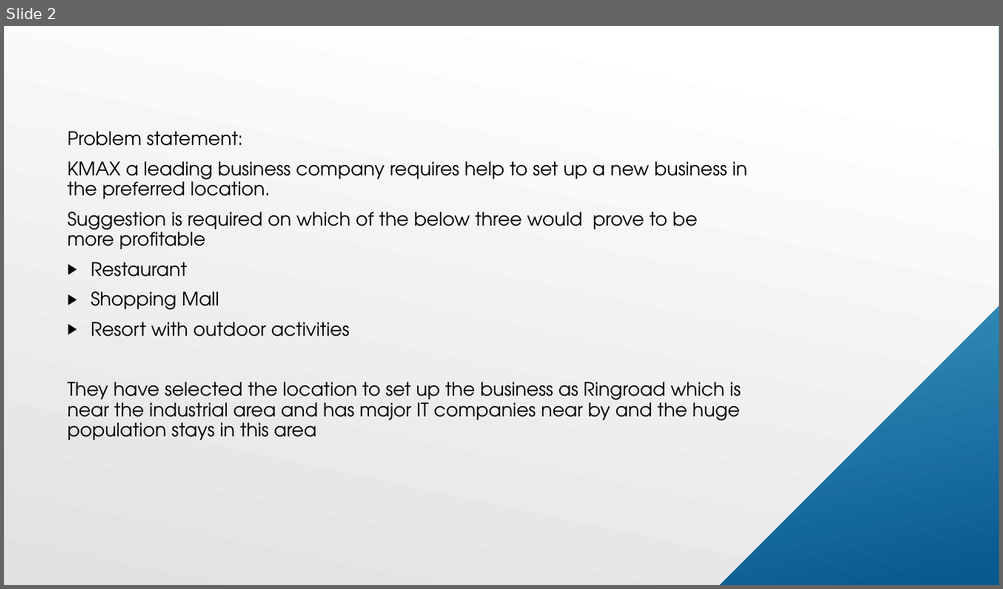
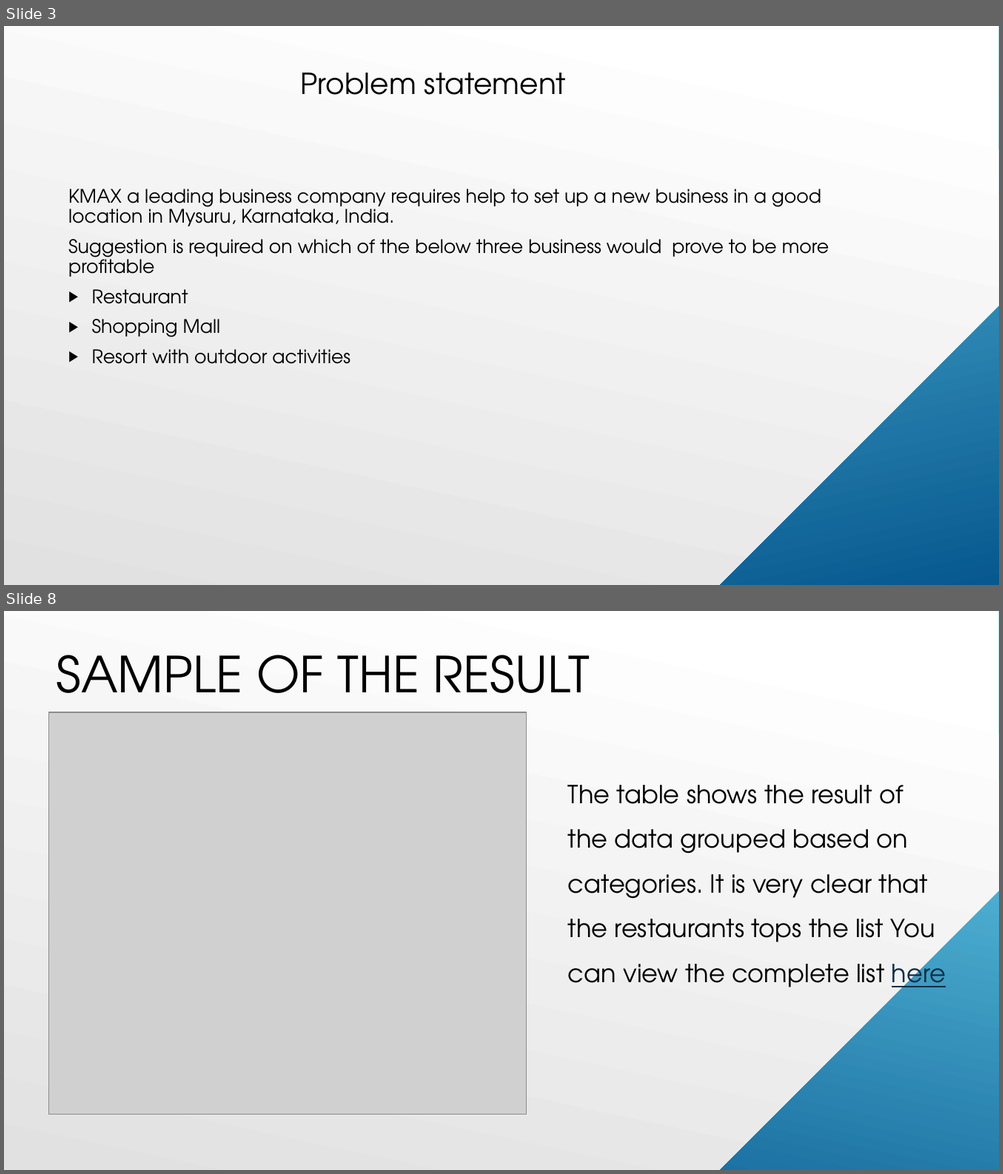
Before and after one commit to kaarthikha/Learn, a slide deck: Predict THE PROJECT.pptx. Shown one above the other, each under a label of ours: slide 2 before the commit, slides 3 and 8 after it; the slides between them are not shown. The pictures are 1003x589 and 1003x1174 pixels, drawn with LibreOffice and Linux fonts; fonts in the diff are those of the drawing; grey boxes stand for pictures. Boxes give left, top, right and bottom in pixels: in the first picture for what was removed or moved away, otherwise in the second. Text is boxed around its words. In the diff, an @@ line names an element or a change of style, - is before the commit and + after.

```diff
--- a/Predict THE PROJECT.pptx
+++ b/Predict THE PROJECT.pptx
@@ slide 8 added at bbox=[4, 611, 999, 1170], background gradient #FFFFFF to #E1E1E1; not listed: 5 template elements that a slide beside it also shows @@
@@ rectangle added at bbox=[4, 611, 999, 1170], fill gradient #6ED2EB to #06588E @@
@@ snip rect added at bbox=[4, 611, 999, 1170], fill gradient #FFFFFF to #E1E1E1 @@
@@ line added from (999, 618) to (503, 1115), #000000 1 pt @@
@@ line added from (999, 629) to (595, 1034), #000000 1 pt @@
@@ line added from (999, 614) to (603, 1009), #000000 2.5 pt @@
@@ line added from (986, 612) to (675, 923), #000000 1 pt @@
@@ text added at bbox=[57, 655, 589, 715], 48 pt, text #000000 @@
+SAMPLE OF THE RESULT
@@ line added from (999, 661) to (644, 1015), #000000 2.5 pt @@
@@ picture added at bbox=[48, 712, 526, 1115] @@
@@ text added at bbox=[568, 785, 945, 995], 24 pt, text #000000 @@
+The table shows the result of the data grouped based on categories. It is very clear that the restaurants tops the list You can view the complete list here
@@ what was slide 2 is now slide 3 @@
@@ slide 3 changed as well @@
@@ text "KMAX a leading business company ...": place and size @@
-text "KMAX a leading business company ..." at bbox=[68, 131, 747, 440]
+text "KMAX a leading business company ..." at bbox=[68, 189, 828, 364]
@@ text added at bbox=[301, 73, 566, 95], 28 pt, text #000000 @@
+Problem statement
@@ text at bbox=[68, 189, 828, 277]: text changed @@
-Problem statement:
-KMAX a leading business company requires help to set up a new business in the preferred location.
-Suggestion is required on which of the below three would prove to be more profitable
+KMAX a leading business company requires help to set up a new business in a good location in Mysuru, Karnataka, India.
+Suggestion is required on which of the below three business would prove to be more profitable
@@ text at bbox=[68, 382, 740, 440]: paragraph removed @@
-They have selected the location to set up the business as Ringroad which is near the industrial area and has major IT companies near by and the huge population stays in this area
```
Also in this commit, not shown: 3 other slides changed, 8 other slides added, 3 slides removed.
